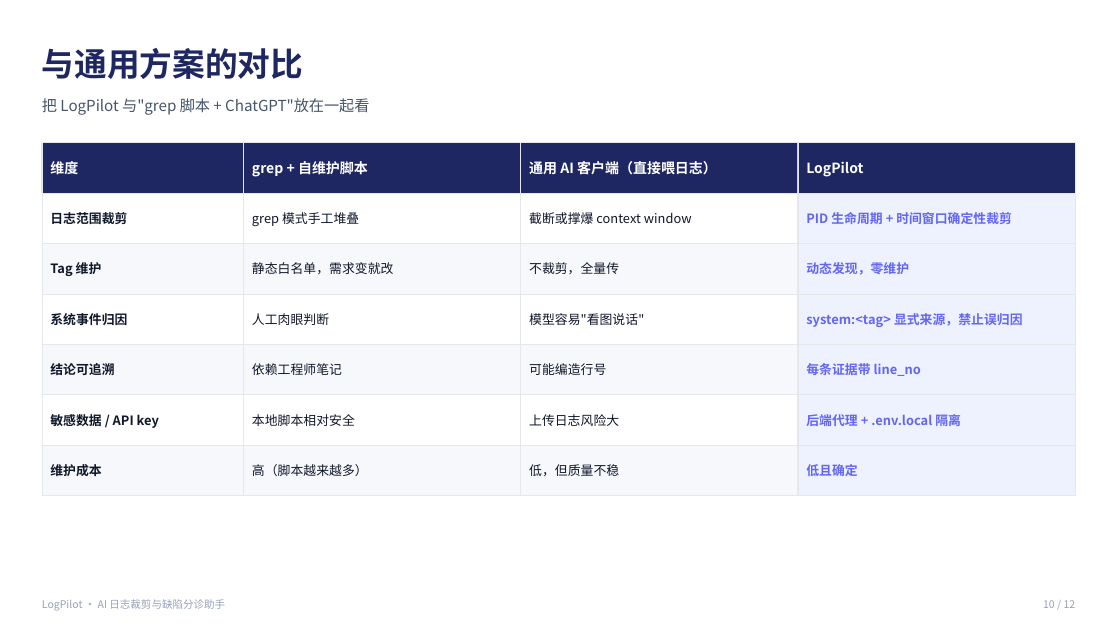
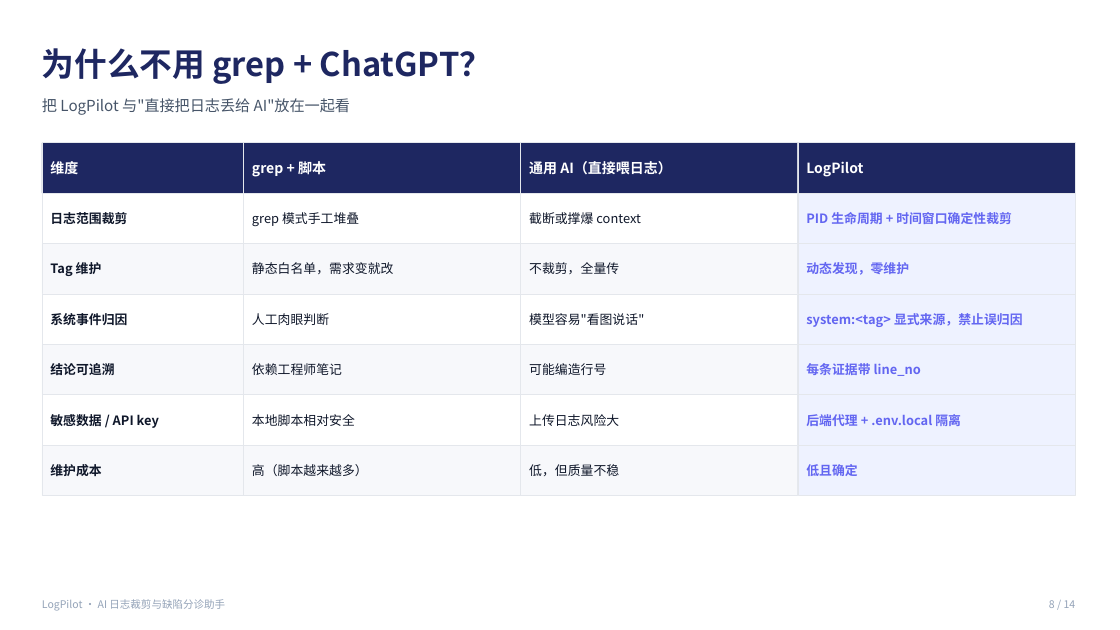
Before and after one commit to caoyuan-fire/LogPilot, a slide deck: slide 8 of ppt-build/LogPilot-项目介绍.pptx (slide 10 before the commit). Drawn at 1120x630 pixels with LibreOffice and Linux fonts; fonts in the diff are those of the drawing. Boxes give left, top, right and bottom in pixels: in the first picture for what was removed or moved away, otherwise in the second. Text is boxed around its words. In the diff, an @@ line names an element or a change of style, - is before the commit and + after.

```diff
--- a/ppt-build/LogPilot-项目介绍.pptx
+++ b/ppt-build/LogPilot-项目介绍.pptx
@@ text at box(42, 48, 492, 84): text changed @@
-与通用方案的对比
+为什么不用 grep + ChatGPT？
@@ text at box(42, 98, 350, 115): text changed @@
-把 LogPilot 与"grep 脚本 + ChatGPT"放在一起看
+把 LogPilot 与"直接把日志丢给 AI"放在一起看
@@ text at box(252, 161, 326, 177): text changed @@
-grep + 自维护脚本
+grep + 脚本
@@ text at box(529, 161, 671, 175): text changed @@
-通用 AI 客户端（直接喂日志）
+通用 AI（直接喂日志）
@@ text at box(529, 212, 640, 224): text changed @@
-截断或撑爆 context window
+截断或撑爆 context
@@ text at box(1049, 600, 1076, 608): text changed @@
-10 / 12
+8 / 14
```
Also in this commit, not shown: 8 other slides changed, 5 slides added, 3 slides removed, 1 other file.
